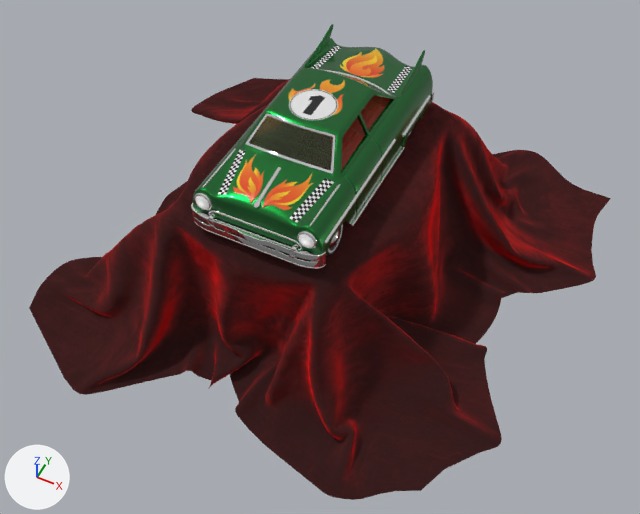
One commit to the glTF model src/assets/car.glb: the scene before it, then after it.
Camera for both pictures: a 50 mm lens placed at (0.0401, -0.0804, 0.0827), pointed at (0.0037, -0.0074, -0.0085). Lighting does not change. The marker at lower left points along +X, +Y and +Z. The picture after the commit comes second. Where no turn or scale is listed for an object, it has been applied to the vertices.

The first picture shows 'Fabric', 'Glass', 'ToyCar'.
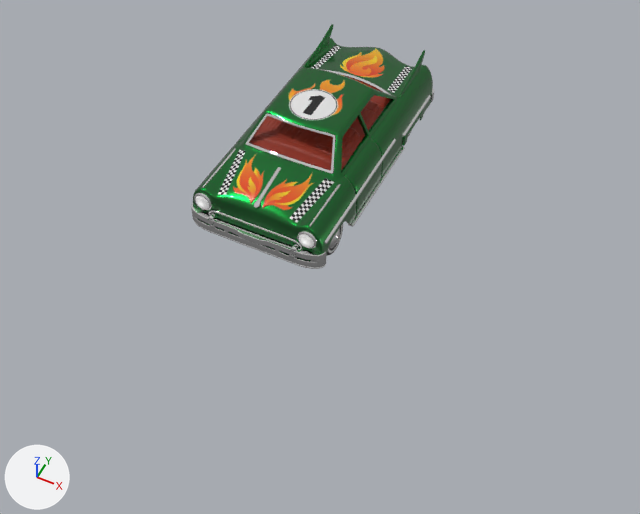
Changed parts and their boxes [x1, y1, x2, y2] in the pictures (640 x 514 px):
'Fabric', deleted (red): before [29, 78, 611, 500]
'Glass', deleted: before [250, 71, 385, 170]

The change, as a list of edits to the scene's bpy script:
```text
Remove ob_fabric:
    ob_fabric = bpy.data.objects.new('Fabric', me_fabric)
    ob_fabric.location = (0.0, 0.0, 0.0)
Remove ob_glass:
    ob_glass = bpy.data.objects.new('Glass', me_glass)
    ob_glass.location = (0.0, 0.0, 0.0)
```
